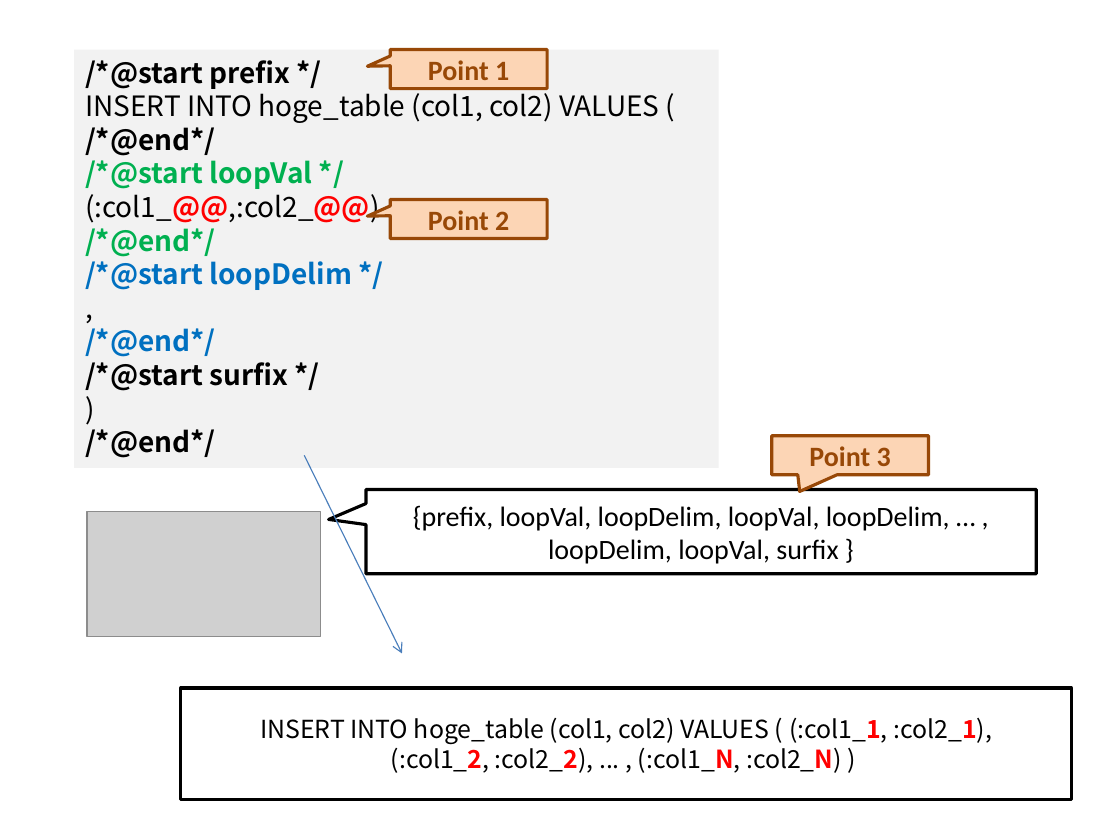
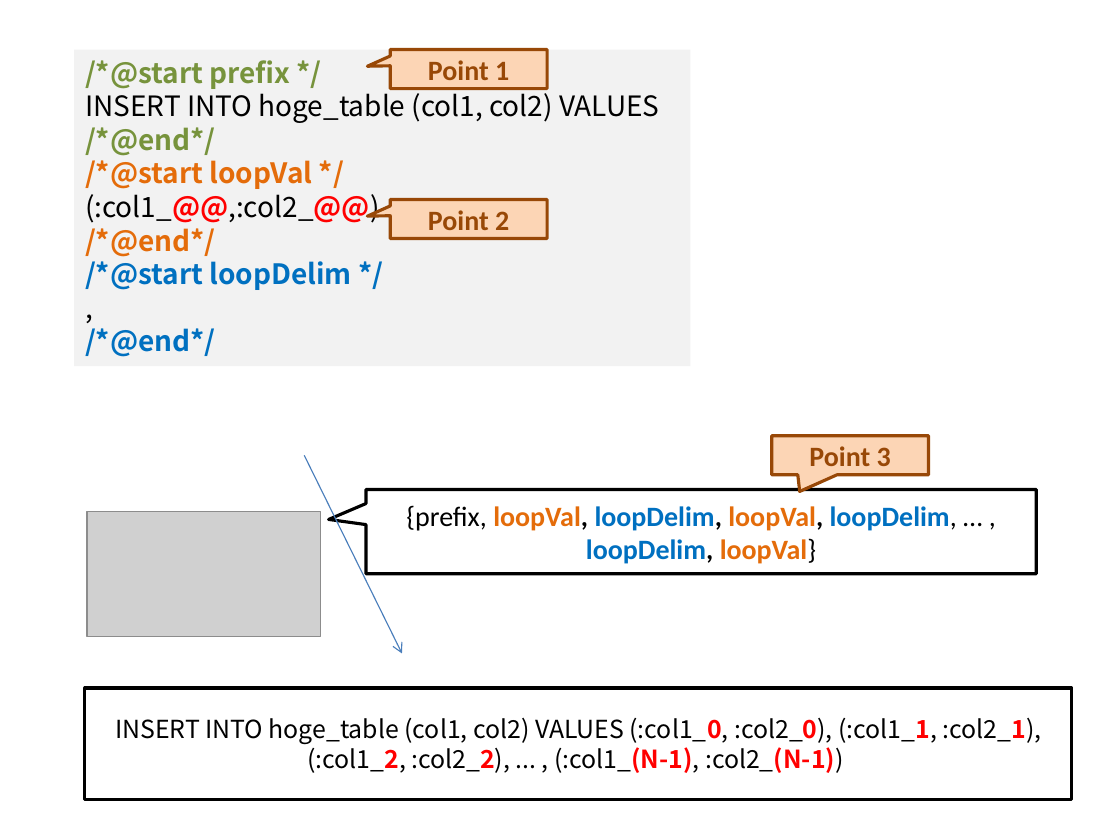
Before and after one commit to bubusuke/sqlpatchwork, a slide deck: slide 2 of doc_materials/materials.pptx. Drawn at 1120x840 pixels with LibreOffice and Linux fonts; fonts in the diff are those of the drawing; grey boxes stand for pictures. Boxes give left, top, right and bottom in pixels: in the first picture for what was removed or moved away, otherwise in the second. Text is boxed around its words. In the diff, an @@ line names an element or a change of style, - is before the commit and + after.

```diff
--- a/doc_materials/materials.pptx
+++ b/doc_materials/materials.pptx
@@ rectangle "/*@start prefix */": place and size @@
-rectangle "/*@start prefix */" at <box>74,49,719,468</box>
+rectangle "/*@start prefix */" at <box>74,49,690,366</box>
@@ text in rectangle at <box>85,88,659,123</box>: text changed @@
-INSERT INTO hoge_table (col1, col2) VALUES (
+INSERT INTO hoge_table (col1, col2) VALUES
@@ text in rectangle at <box>85,60,313,257</box>: text colour #000000 to #77933C in "/*@start prefix */", "/*@end*/"; text colour #00B050 to #E46C0A in "/*@start loopVal */", "/*@end*/" @@
@@ text in rectangle at <box>85,362,288,458</box>: paragraphs removed @@
-/*@start surfix */
-)
-/*@end*/
@@ text in speech box at <box>406,505,957,564</box>: text changed; text colour #000000 to #0070C0; bold on @@
-{prefix, loopVal, loopDelim, loopVal, loopDelim, … , loopDelim, loopVal, surfix }
+{prefix, loopVal, loopDelim, loopVal, loopDelim, … , loopDelim, loopVal}
@@ rectangle "INSERT INTO hoge_table (col1, col2) ...": place and size @@
-rectangle "INSERT INTO hoge_table (col1, col2) ..." at <box>180,688,1071,799</box>
+rectangle "INSERT INTO hoge_table (col1, col2) ..." at <box>85,688,1072,799</box>
@@ text in rectangle at <box>115,718,1042,773</box>: text changed @@
-INSERT INTO hoge_table (col1, col2) VALUES ( (:col1_1, :col2_1), (:col1_2, :col2_2), ... , (:col1_N, :col2_N) )
+INSERT INTO hoge_table (col1, col2) VALUES (:col1_0, :col2_0), (:col1_1, :col2_1), (:col1_2, :col2_2), ... , (:col1_(N-1), :col2_(N-1))
```
Also in this commit, not shown: 1 other slide changed, 2 other files.
